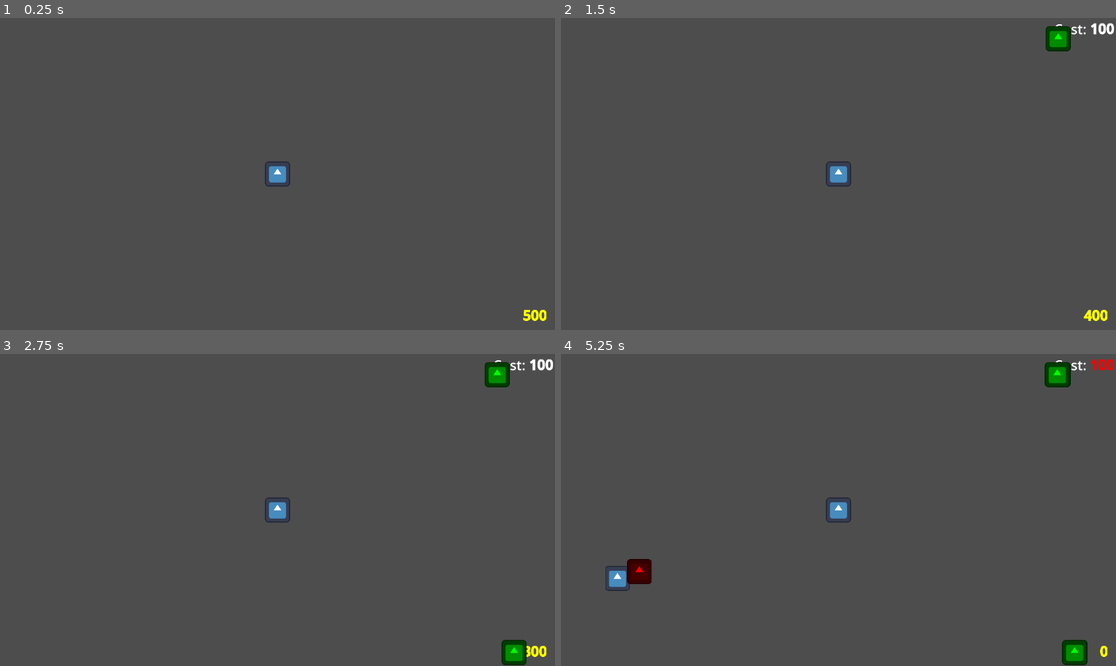
Above: before the commit, frames 1-4 (two rows, left to right).
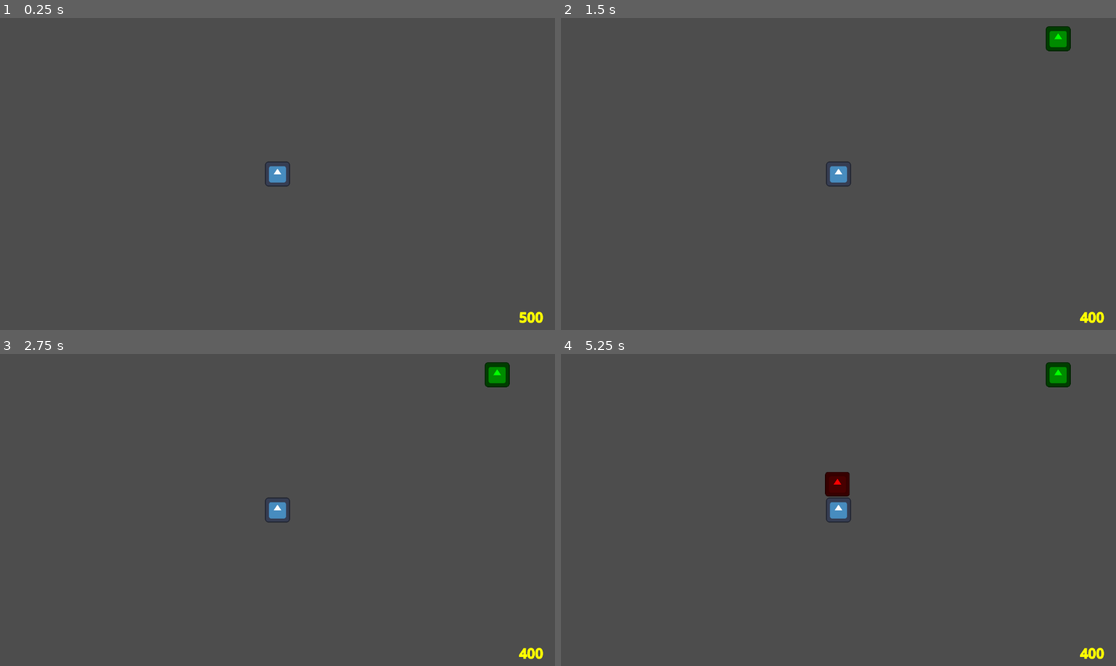
Above: after the commit, the same moments.

Repository: cosmincreato/mds
Game: Godot game, scene res://scenes/main_scene.tscn
Two runs of this game, one before a commit and one after it. Both use one fixed random seed, a clock stepped at 60 frames per second and the inputs below. The engine's default icon, where the game draws it, is replaced by a stand-in: a white triangle on a blue panel in a dark square.
Inputs (mouse positions are in pixels of both pictures, inside the frame that each line leads up to):
- Up to frame 1 (0.25 s): no input
- Up to frame 2 (1.5 s): tap Enter at 0.5 s; move the mouse to (838, 174) at 0.52 s; hold 1 (1) 0.53-1.28 s; click (838, 174) at 0.8 s; tap Space at 1.25 s; move the mouse to (1060, 39) at 1.27 s; click (1060, 39) at 1.35 s
- Up to frame 3 (2.75 s): tap 1 (1) at 1.55 s; tap Enter at 2 s; move the mouse to (516, 653) at 2.02 s; hold 1 (1) from 2.03 s (still down); click (516, 653) at 2.3 s
- Up to frame 4 (5.25 s): tap Space at 2.75 s; move the mouse to (1060, 375) at 2.77 s; release 1 (1) at 2.78 s; click (1060, 375) at 2.85 s; tap 1 (1) at 3.05, 4.55 s; tap Enter at 3.5 s; move the mouse to (1077, 653) at 3.52 s; hold 1 (1) 3.53-4.28 s; click (1077, 653) at 3.8 s; move the mouse to (1054, 375) at 4.27 s; click (1054, 375) at 4.35 s; move the mouse to (616, 578) at 5.02 s; hold 1 (1) from 5.03 s (still down)

The runs differ from the first frame. In frame 1, 0.1% of the frame differs, in the area x 93-99%, y 93-98%; in frame 2, 0.3%; in frame 3, 0.6%; in frame 4, 1.6%, in the area x 8-100%, y 1-100%.

Commit message:
modified folder structure and removed spawn canvas on buy

Diff:
--- a/scenes/attack_component.tscn
+++ b/scenes/attack_component.tscn
@@ -1,6 +1,6 @@
 [gd_scene load_steps=2 format=3 uid="uid://dmjc7gmk56v7w"]
 
-[ext_resource type="Script" uid="uid://bxr74ube4l2vd" path="res://scripts/attack_component.gd" id="1_nursx"]
+[ext_resource type="Script" uid="uid://bxr74ube4l2vd" path="res://scripts/entities/components/attack_component.gd" id="1_nursx"]
 
 [node name="AttackComponent" type="Node"]
 script = ExtResource("1_nursx")
--- a/scenes/cost_component.tscn
+++ b/scenes/cost_component.tscn
@@ -1,6 +1,6 @@
 [gd_scene load_steps=2 format=3 uid="uid://cy8p14uekydcr"]
 
-[ext_resource type="Script" uid="uid://cuuruiuuygckk" path="res://scripts/cost_component.gd" id="1_ua6mw"]
+[ext_resource type="Script" uid="uid://cuuruiuuygckk" path="res://scripts/entities/components/cost_component.gd" id="1_ua6mw"]
 
 [node name="CostComponent" type="Node"]
 script = ExtResource("1_ua6mw")
--- a/scenes/enemies/enemy.tscn
+++ b/scenes/enemies/enemy.tscn
@@ -1,8 +1,8 @@
 [gd_scene load_steps=9 format=3 uid="uid://b66yj2jk6m2x5"]
 
-[ext_resource type="Script" uid="uid://dpkhuk08hrkp5" path="res://scripts/enemy.gd" id="1_5uy6h"]
+[ext_resource type="Script" uid="uid://dpkhuk08hrkp5" path="res://scripts/entities/enemies/enemy.gd" id="1_5uy6h"]
 [ext_resource type="Texture2D" uid="uid://cwt4st7is2mpe" path="res://assets/enemy/icon.svg" id="1_6xk8f"]
-[ext_resource type="Script" uid="uid://cpqn2bfg7lovo" path="res://scripts/character_body_2d.gd" id="2_38ino"]
+[ext_resource type="Script" uid="uid://cpqn2bfg7lovo" path="res://scripts/entities/enemies/character_body_2d.gd" id="2_38ino"]
 [ext_resource type="PackedScene" uid="uid://cpflaq3jtiks" path="res://scenes/health_bar.tscn" id="4_nb6gf"]
 [ext_resource type="PackedScene" uid="uid://dmjc7gmk56v7w" path="res://scenes/attack_component.tscn" id="5_jt03m"]
 [ext_resource type="PackedScene" uid="uid://dwkjaugy7ph2v" path="res://scenes/health_component.tscn" id="6_n7575"]
--- a/scenes/health_bar.tscn
+++ b/scenes/health_bar.tscn
@@ -1,6 +1,6 @@
 [gd_scene load_steps=3 format=3 uid="uid://cpflaq3jtiks"]
 
-[ext_resource type="Script" uid="uid://b5fvvtykkff42" path="res://scripts/health_bar.gd" id="1_1bvlm"]
+[ext_resource type="Script" uid="uid://b5fvvtykkff42" path="res://scripts/entities/components/health_bar.gd" id="1_1bvlm"]
 
 [sub_resource type="Theme" id="Theme_y3kqx"]
 
--- a/scenes/health_component.tscn
+++ b/scenes/health_component.tscn
@@ -1,6 +1,6 @@
 [gd_scene load_steps=2 format=3 uid="uid://dwkjaugy7ph2v"]
 
-[ext_resource type="Script" uid="uid://cuiiigmkwokve" path="res://scripts/health_component.gd" id="1_q21hc"]
+[ext_resource type="Script" uid="uid://cuiiigmkwokve" path="res://scripts/entities/components/health_component.gd" id="1_q21hc"]
 
 [node name="HealthComponent" type="Node"]
 script = ExtResource("1_q21hc")
--- a/scenes/main_scene.tscn
+++ b/scenes/main_scene.tscn
@@ -2,10 +2,10 @@
 
 [ext_resource type="Script" uid="uid://cjfvvhd5dbebq" path="res://scripts/main_scene.gd" id="1_pu3yx"]
 [ext_resource type="PackedScene" uid="uid://cp6j2eswm0vn1" path="res://scenes/base.tscn" id="3_gubc5"]
-[ext_resource type="Script" uid="uid://cwtplco0hlnba" path="res://scripts/ally_spawn_canvas.gd" id="4_gubc5"]
+[ext_resource type="Script" uid="uid://cwtplco0hlnba" path="res://scripts/ui/ally_spawn_canvas.gd" id="4_gubc5"]
 [ext_resource type="PackedScene" uid="uid://dq6e0nvgd0fr4" path="res://scenes/spawn_point.tscn" id="4_pu3yx"]
-[ext_resource type="Script" uid="uid://dbpbfvweqfc8o" path="res://scripts/gold_count_label.gd" id="5_gubc5"]
-[ext_resource type="Script" uid="uid://coqvhyfflahm8" path="res://scripts/cost_label.gd" id="5_rt2n2"]
+[ext_resource type="Script" uid="uid://dbpbfvweqfc8o" path="res://scripts/ui/gold_count_label.gd" id="5_gubc5"]
+[ext_resource type="Script" uid="uid://coqvhyfflahm8" path="res://scripts/ui/cost_label.gd" id="5_rt2n2"]
 
 [node name="MainScene" type="Node"]
 script = ExtResource("1_pu3yx")
@@ -54,7 +54,7 @@
 [node name="SpawnPoint12" parent="EnemySpawnManager" instance=ExtResource("4_pu3yx")]
 position = Vector2(-400, 1750)
 
-[node name="Timer" type="Timer" parent="."]
+[node name="EnemySpawnTimer" type="Timer" parent="."]
 wait_time = 3.0
 autostart = true
 
@@ -85,16 +85,16 @@
 anchor_top = 1.0
 anchor_right = 1.0
 anchor_bottom = 1.0
-offset_left = 708.0
-offset_top = 489.0
-offset_right = 1044.0
-offset_bottom = 597.0
+offset_left = 837.0
+offset_top = 500.0
+offset_right = 1088.0
+offset_bottom = 608.0
 grow_horizontal = 0
 grow_vertical = 0
 bbcode_enabled = true
 text = "[font_size='70'][b][color='yellow']500[/color][/b][/font_size]"
-horizontal_alignment = 2
+horizontal_alignment = 1
 script = ExtResource("5_gubc5")
 
-[connection signal="timeout" from="Timer" to="." method="_on_timer_timeout"]
+[connection signal="timeout" from="EnemySpawnTimer" to="." method="_on_enemy_spawn_timer_timeout"]
 [connection signal="ally_spawned" from="AllySpawnCanvas" to="." method="_on_canvas_ally_spawned"]
--- a/scripts/main_scene.gd
+++ b/scripts/main_scene.gd
@@ -1,7 +1,6 @@
 extends Node
 
 @onready var spawn_manager: Node2D = $EnemySpawnManager
-@onready var timer: Timer = $Timer
 @onready var base: Base = $Base
 @onready var ally_spawn_canvas: AllySpawnCanvas = $AllySpawnCanvas
 @onready var gold_count_label : GoldCountLabel = get_node_or_null("GoldCountLabel")
@@ -28,14 +27,14 @@
 
 func _input(event: InputEvent) -> void:
 	#TODO verificare pentru fiecare tip de aliat nu doar pentru cel cu cheia 1
-	if event.is_action_pressed("1") and !ally_spawn_canvas.is_active:
+	if event.is_action_pressed("1") and !ally_spawn_canvas.visible:
 		var ally_scene = allies_dictionary[1]
 		var ally = ally_scene.instantiate()
 		var sprite = ally.get_node_or_null("CharacterBody2D/Sprite2D")
 		var cost_component = ally.get_node_or_null("CostComponent")
 		ally_spawn_canvas.add_canvas_items(sprite.texture, cost_component.cost)
 		ally.queue_free()
-	elif event.is_action_pressed("1") and ally_spawn_canvas.is_active:
+	elif event.is_action_pressed("1") and ally_spawn_canvas.visible:
 		ally_spawn_canvas.remove_canvas_items()
 
 # Cand AllySpawnCanvas semnaleaza ca incercam sa spawnam o unitate
@@ -63,9 +62,10 @@
 			add_child(ally)
 	else:
 		print("Not enough gold")
+	ally_spawn_canvas.remove_canvas_items()
 
 # Cream trupele inamice in momentul in care timerul atinge 0
-func _on_timer_timeout() -> void:
+func _on_enemy_spawn_timer_timeout() -> void:
 	var spawn_points = spawn_manager.get_children()
 	var spawn_point = spawn_points.pick_random()
 	var enemy = enemy_scene.instantiate()
--- a/scripts/ally_spawn_canvas.gd
+++ b/scripts/ui/ally_spawn_canvas.gd
@@ -5,35 +5,38 @@
 @onready var texture_rect : TextureRect = get_node_or_null("TextureRect")
 @onready var cost_label : RichTextLabel = get_node_or_null("CostLabel")
 
-var is_active: bool = false
-
 ### Public
 
 func add_canvas_items(ally_texture : Texture2D, ally_cost : int) -> void:
 	if texture_rect:
 		texture_rect.texture = ally_texture
+		texture_rect.modulate = Color.GRAY
+		texture_rect.modulate.a = 0.6
 	if cost_label:
 		cost_label.update(ally_cost)
-	is_active = true
+	visible = true
 
 func remove_canvas_items() -> void:
 	if texture_rect:
 		texture_rect.texture = null
 	if cost_label:
 		cost_label.text = ""
-	is_active = false
+	visible = false
 
 ### Private
 
+func _ready() -> void:
+	visible = false
+
 func _input(event: InputEvent) -> void:
-	if event.is_action_pressed("left_mouse") and is_active:
+	if event.is_action_pressed("left_mouse") and visible:
 		var mouse_position = get_local_mouse_position()
 		ally_spawned.emit(mouse_position.x, mouse_position.y, 1)
 
 # Facem ca textura din TextureRect sa urmareasca pozitia mouse-ului
 func _process(_delta: float) -> void:
-	if texture_rect and is_active:
+	if texture_rect and visible:
 		var mouse_position = get_global_mouse_position()
-		mouse_position.x -= texture_rect.texture.get_width()/2
-		mouse_position.y -= texture_rect.texture.get_height()/2
+		mouse_position.x -= texture_rect.texture.get_width() / 2.
+		mouse_position.y -= texture_rect.texture.get_height() / 2.
 		texture_rect.position = mouse_position
Not shown: 1 places in scenes/enemies/enemy.tscn that only renumber resources
Renamed: scripts/attack_component.gd -> scripts/entities/components/attack_component.gd
Renamed: scripts/attack_component.gd.uid -> scripts/entities/components/attack_component.gd.uid
Renamed: scripts/cost_component.gd -> scripts/entities/components/cost_component.gd
Renamed: scripts/cost_component.gd.uid -> scripts/entities/components/cost_component.gd.uid
Renamed: scripts/health_bar.gd -> scripts/entities/components/health_bar.gd
Renamed: scripts/health_bar.gd.uid -> scripts/entities/components/health_bar.gd.uid
Renamed: scripts/health_component.gd -> scripts/entities/components/health_component.gd
Renamed: scripts/health_component.gd.uid -> scripts/entities/components/health_component.gd.uid
Renamed: scripts/character_body_2d.gd -> scripts/entities/enemies/character_body_2d.gd
Renamed: scripts/character_body_2d.gd.uid -> scripts/entities/enemies/character_body_2d.gd.uid
Renamed: scripts/enemy.gd -> scripts/entities/enemies/enemy.gd
(and 6 more such lines)
